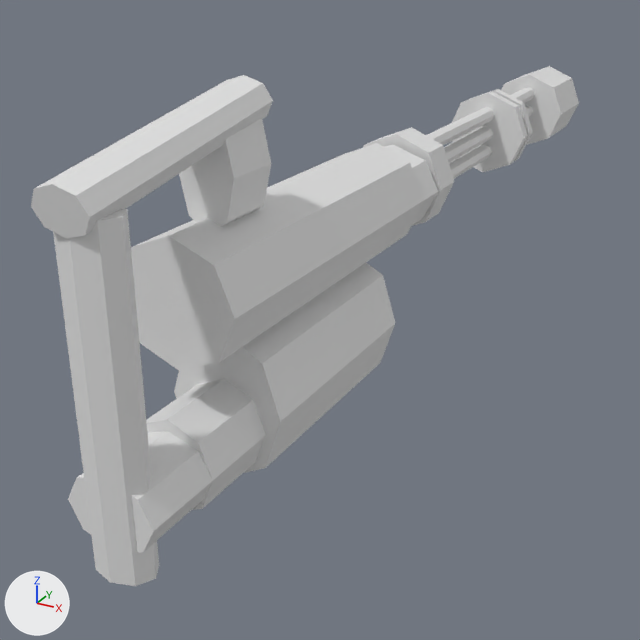
Renders of the glTF model assets/actors/machinegun1.glb from each side of a commit.
The view is the same before and after, from a 50 mm camera at (0.516, -1.224, 0.374) aimed at (-0.084, -0.133, -0.172). The axes (+X, +Y, +Z) are drawn at lower left. The lights are the same throughout. Where no turn or scale is listed for an object, it has been applied to the vertices.

Script lines for the objects in view, before the commit:
```python
ob_cylinder = bpy.data.objects.new('Cylinder', me_cylinder)
ob_cylinder.location = (0.0, 0.665, 0.035)
ob_cylinder_001 = bpy.data.objects.new('Cylinder.001', me_cylinder_001)
ob_cylinder_001.location = (0.0, 0.267, 0.035)
ob_cylinder_002 = bpy.data.objects.new('Cylinder.002', me_cylinder_002)
ob_cylinder_002.location = (0.0, 0.267, 0.07)
ob_cylinder_003 = bpy.data.objects.new('Cylinder.003', me_cylinder_003)
ob_cylinder_003.location = (0.0, 0.267, 0.002)
ob_cylinder_004 = bpy.data.objects.new('Cylinder.004', me_cylinder_004)
ob_cylinder_004.location = (0.0, -0.095, 0.035)
ob_cylinder_005 = bpy.data.objects.new('Cylinder.005', me_cylinder_005)
ob_cylinder_005.location = (0.0, -0.031, 0.035)
ob_cylinder_006 = bpy.data.objects.new('Cylinder.006', me_cylinder_006)
ob_cylinder_006.location = (0.0, 0.351, 0.035)
ob_cylinder_007 = bpy.data.objects.new('Cylinder.007', me_cylinder_007)
ob_cylinder_007.location = (0.0, 0.384, 0.035)
ob_cylinder_012 = bpy.data.objects.new('Cylinder.012', me_cylinder_012)
ob_cylinder_012.location = (0.002, -0.689, -0.026)
# also in view: 'Cylinder.013' at (0.0, -0.581, 0.191); 'Cylinder.008' at (0.0, -0.354, 0.035); 'Cylinder.010' at (0.0, -0.555, -0.139); 'Cylinder.014' at (0.0, -0.486, 0.152); 'Cylinder.011' at (0.0, -0.65, -0.139)
```
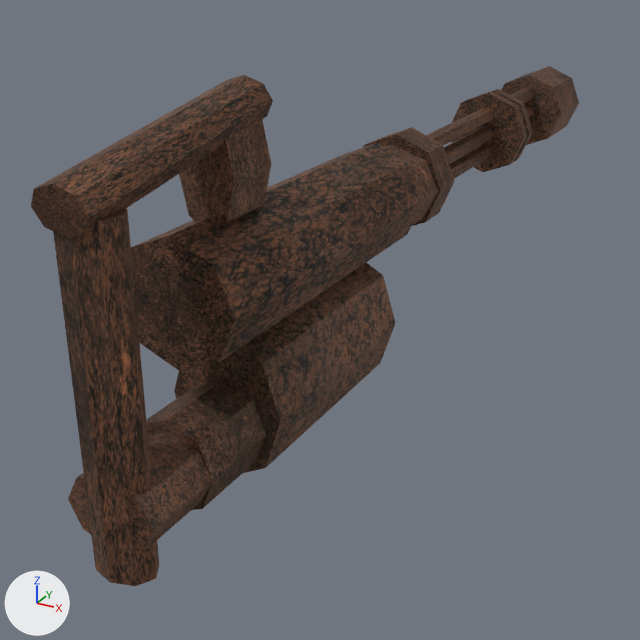
Location of each change, [x1, y1, x2, y2] in pixels of the pictures (640 x 640 px):
'Cylinder.008', recoloured (grey to brown): [131, 143, 423, 370] in both
'Cylinder.012', recoloured (grey to brown): [53, 208, 159, 586] in both
'Cylinder.009', recoloured (grey to brown): [174, 263, 395, 473] in both
'Cylinder.013', recoloured (white to brown): [31, 75, 273, 239] in both
'Cylinder.010', recoloured (grey to brown): [146, 379, 266, 510] in both
'Cylinder.014', recoloured (grey to brown): [179, 119, 271, 226] in both
'Cylinder.011', recoloured (grey to brown): [68, 431, 213, 552] in both
'Cylinder', recoloured (grey to brown): [501, 66, 579, 145] in both
'Cylinder.006', recoloured (grey to brown): [452, 91, 528, 173] in both
'Cylinder.005', recoloured (grey to brown): [363, 127, 454, 226] in both
'Cylinder.002', recoloured (white to brown): [426, 87, 535, 145] in both
'Cylinder.004', recoloured (grey to brown): [385, 145, 438, 225] in both
'Cylinder.001', recoloured (grey to brown): [444, 105, 533, 163] in both
'Cylinder.003', recoloured (grey to brown): [449, 144, 492, 179] in both
'Cylinder.007', recoloured (grey to brown): [468, 89, 533, 161] in both

The change, as a diff of the scene's bpy script:
```diff
--- a/assets/actors/machinegun1.glb.py
+++ b/assets/actors/machinegun1.glb.py
@@ me_cylinder @@
 me_cylinder.from_pydata(...)  # 16 vertices, 28 faces; spans x -0.0721..0.0721, y -0.0721..0.0721, z -0.0721..0.0721
+me_cylinder.materials.append(mat_material_001)  # picture img_metal047b_1k_jpg_color
@@ me_cylinder_001 @@
 me_cylinder_001.from_pydata(...)  # 16 vertices, 28 faces; spans x -0.015..0.015, y -0.342..0.342, z -0.013..0.013
+me_cylinder_001.materials.append(mat_material_001)  # picture img_metal047b_1k_jpg_color
@@ me_cylinder_002 @@
 me_cylinder_002.from_pydata(...)  # 16 vertices, 28 faces; spans x -0.015..0.015, y -0.342..0.342, z -0.013..0.013
+me_cylinder_002.materials.append(mat_material_001)  # picture img_metal047b_1k_jpg_color
@@ me_cylinder_003 @@
 me_cylinder_003.from_pydata(...)  # 16 vertices, 28 faces; spans x -0.015..0.015, y -0.342..0.342, z -0.013..0.013
+me_cylinder_003.materials.append(mat_material_001)  # picture img_metal047b_1k_jpg_color
@@ me_cylinder_004 @@
 me_cylinder_004.from_pydata(...)  # 16 vertices, 28 faces; spans x -0.0721..0.0721, y -0.0274..0.0274, z -0.0593..0.0593
+me_cylinder_004.materials.append(mat_material_001)  # picture img_metal047b_1k_jpg_color
@@ me_cylinder_005 @@
 me_cylinder_005.from_pydata(...)  # 16 vertices, 28 faces; spans x -0.0721..0.0721, y -0.0274..0.0274, z -0.0725..0.0725
+me_cylinder_005.materials.append(mat_material_001)  # picture img_metal047b_1k_jpg_color
@@ me_cylinder_006 @@
 me_cylinder_006.from_pydata(...)  # 16 vertices, 28 faces; spans x -0.0721..0.0721, y -0.0102..0.0102, z -0.0725..0.0725
+me_cylinder_006.materials.append(mat_material_001)  # picture img_metal047b_1k_jpg_color
@@ me_cylinder_007 @@
 me_cylinder_007.from_pydata(...)  # 16 vertices, 28 faces; spans x -0.0721..0.0721, y -0.0102..0.0102, z -0.0725..0.0725
+me_cylinder_007.materials.append(mat_material_001)  # picture img_metal047b_1k_jpg_color
@@ me_cylinder_008 @@
 me_cylinder_008.from_pydata(...)  # 16 vertices, 28 faces; spans x -0.072..0.072, y -0.23..0.23, z -0.072..0.072
+me_cylinder_008.materials.append(mat_material_001)  # picture img_metal047b_1k_jpg_color
@@ me_cylinder_009 @@
 me_cylinder_009.from_pydata(...)  # 16 vertices, 28 faces; spans x -0.072..0.072, y -0.152..0.152, z -0.093..0.093
+me_cylinder_009.materials.append(mat_material_001)  # picture img_metal047b_1k_jpg_color
@@ me_cylinder_010 @@
 me_cylinder_010.from_pydata(...)  # 16 vertices, 28 faces; spans x -0.0532..0.0532, y -0.0527..0.0527, z -0.0567..0.0567
+me_cylinder_010.materials.append(mat_material_001)  # picture img_metal047b_1k_jpg_color
@@ me_cylinder_011 @@
 me_cylinder_011.from_pydata(...)  # 16 vertices, 28 faces; spans x -0.0532..0.0532, y -0.0527..0.0527, z -0.0426..0.0426
+me_cylinder_011.materials.append(mat_material_001)  # picture img_metal047b_1k_jpg_color
@@ me_cylinder_012 @@
 me_cylinder_012.from_pydata(...)  # 16 vertices, 28 faces; spans x -0.036..0.036, y -0.026..0.026, z -0.185..0.185
+me_cylinder_012.materials.append(mat_material_001)  # picture img_metal047b_1k_jpg_color
@@ me_cylinder_013 @@
 me_cylinder_013.from_pydata(...)  # 16 vertices, 28 faces; spans x -0.032..0.032, y -0.143..0.143, z -0.048..0.048
+me_cylinder_013.materials.append(mat_material_001)  # picture img_metal047b_1k_jpg_color
@@ me_cylinder_014 @@
 me_cylinder_014.from_pydata(...)  # 16 vertices, 28 faces; spans x -0.0337..0.0337, y -0.0348..0.0348, z -0.0641..0.0641
+me_cylinder_014.materials.append(mat_material_001)  # picture img_metal047b_1k_jpg_color
```
